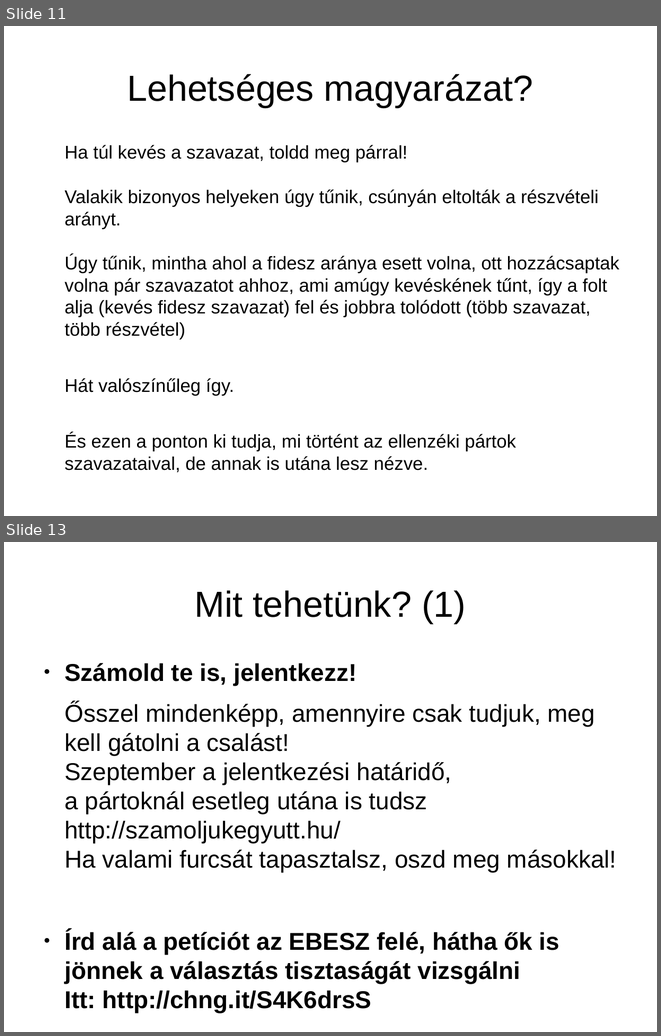
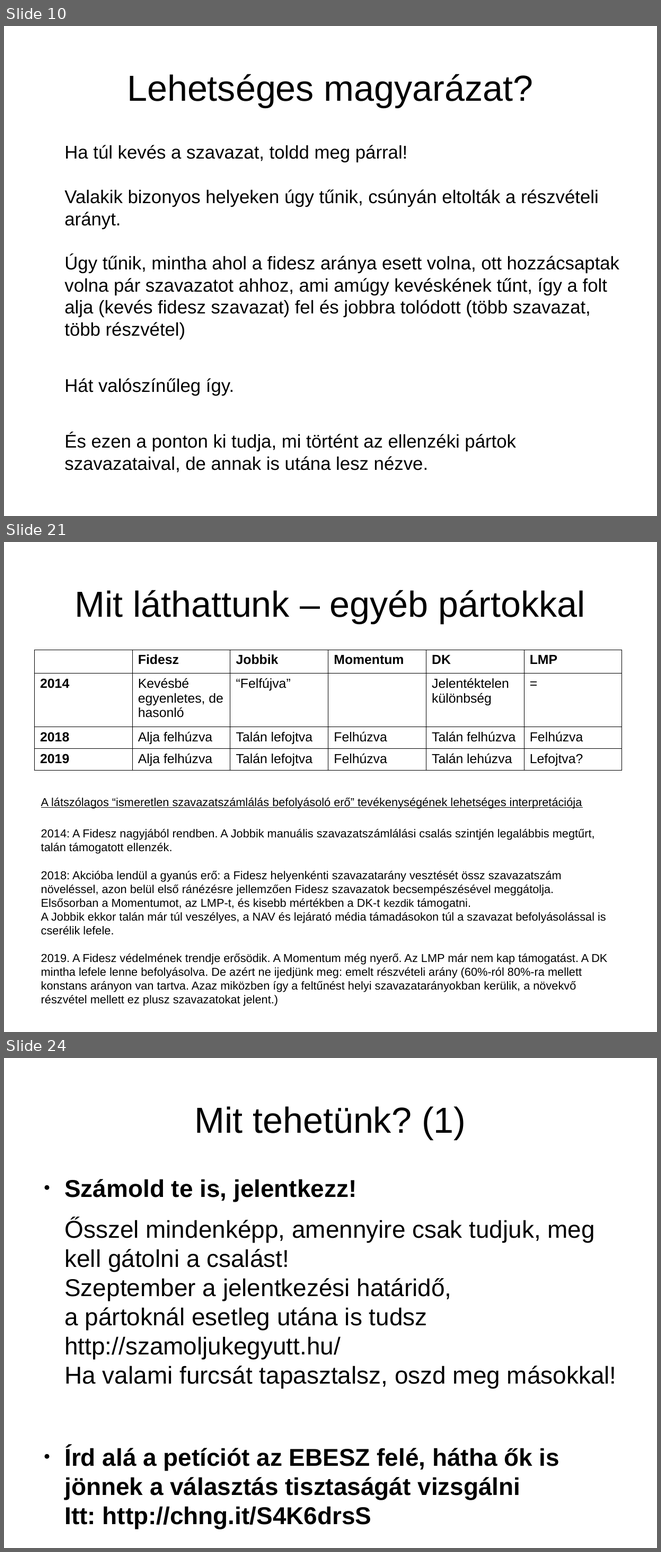
Before and after one commit to brezniczky/ep_elections_2019_hun, a slide deck: slides/hun/slides.odp. Shown one above the other, each under a label of ours: slides 11 and 13 before the commit, slides 10, 21 and 24 after it; the slides between them are not shown. The pictures are 661x1036 and 661x1552 pixels, drawn with LibreOffice and Linux fonts; fonts in the diff are those of the drawing. Boxes give left, top, right and bottom in pixels: in the first picture for what was removed or moved away, otherwise in the second. Text is boxed around its words. In the diff, an @@ line names an element or a change of style, - is before the commit and + after.

```diff
--- a/slides/hun/slides.odp
+++ b/slides/hun/slides.odp
@@ slide 21 added at box(4, 542, 657, 1032), background #FFFFFF @@
@@ title added at box(74, 590, 585, 623), 44 pt, text #000000 @@
+Mit láthattunk – egyéb pártokkal
@@ table added at box(34, 650, 621, 768), 4 rows, 6 columns @@
+ | Fidesz | Jobbik | Momentum | DK | LMP
+2014 | Kevésbé egyenletes, de hasonló | “Felfújva” |  | Jelentéktelen különbség | =
+2018 | Alja felhúzva | Talán lefojtva | Felhúzva | Talán felhúzva | Felhúzva
+2019 | Alja felhúzva | Talán lefojtva | Felhúzva | Talán lehúzva | Lefojtva?
@@ text added at box(41, 797, 607, 992), 14 pt, text #000000 @@
+A látszólagos “ismeretlen szavazatszámlálás befolyásoló erő” tevékenységének lehetséges interpretációja
+2014: A Fidesz nagyjából rendben. A Jobbik manuális szavazatszámlálási csalás szintjén legalábbis megtűrt, talán támogatott ellenzék.
+2018: Akcióba lendül a gyanús erő: a Fidesz helyenkénti szavazatarány vesztését össz szavazatszám növeléssel, azon belül első ránézésre jellemzően Fidesz szavazatok becsempészésével meggátolja.
+Elsősorban a Momentumot, az LMP-t, és kisebb mértékben a DK-t kezdik támogatni.
+A Jobbik ekkor talán már túl veszélyes, a NAV és lejárató média támadásokon túl a szavazat befolyásolással is cserélik lefele.
+2019. A Fidesz védelmének trendje erősödik. A Momentum még nyerő. Az LMP már nem kap támogatást. A DK mintha lefele lenne befolyásolva. De azért ne ijedjünk meg: emelt részvételi arány (60%-ról 80%-ra mellett konstans arányon van tartva. Azaz miközben így a feltűnést helyi szavazatarányokban kerülik, a növekvő részvétel mellett ez plusz szavazatokat jelent.)
@@ what was slide 11 is now slide 10 @@
@@ what was slide 13 is now slide 24 @@
```
Also in this commit, not shown: 4 slides changed, 11 other slides added, 1 slide removed, 1 other file.
